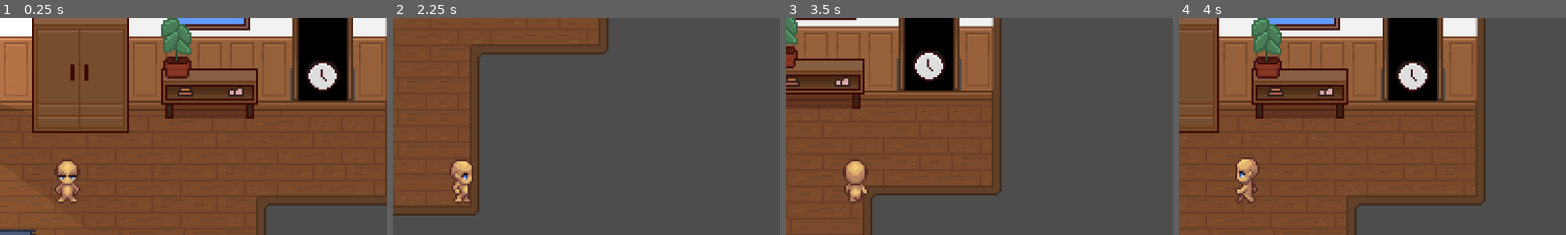
Above: before the commit, frames 1-4 (left to right).
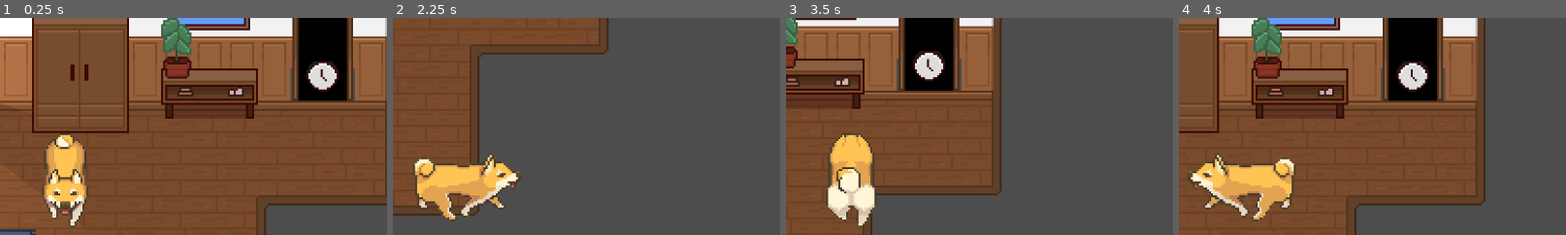
Above: after the commit, the same moments.

Repository: ethantheb/jammers
Game: Godot game, scene res://scenes/bedroom.tscn
Two runs of this game, one before a commit and one after it. Both use one fixed random seed, a clock stepped at 60 frames per second and the inputs below.
Inputs:
- Up to frame 1 (0.25 s): no input
- Up to frame 2 (2.25 s): hold Right (ui_right) 0.53-1.28 s; hold Down (ui_down) 1.28-2.03 s; hold Right (ui_right) from 2.03 s (still down)
- Up to frame 3 (3.5 s): tap Enter at 2.75 s; release Right (ui_right) at 2.78 s; hold Up (ui_up) from 2.78 s (still down)
- Up to frame 4 (4 s): release Up (ui_up) at 3.53 s; hold Left (ui_left) from 3.53 s (still down)
The pictures show only the part of the screen within x 41-91%, y 13-63%; the shares and areas given below are measured in that part.

The runs differ from the first frame. In frame 1, 3.6% of the frame differs, in the area x 10-23%, y 53-97%; in frame 2, 5.1%, in the area x 5-34%, y 62-94%; in frame 3, 4.2%; in frame 4, 5.1%.

Commit message:
dogpisser dogmode

Diff:
--- a/scenes/player.tscn
+++ b/scenes/player.tscn
@@ -7,6 +7,55 @@
 [ext_resource type="Texture2D" uid="uid://bt0y5ft335oq0" path="res://assets/images/Unarmed_Run2_body.png" id="4_smehm"]
 [ext_resource type="Texture2D" uid="uid://dwjffb5a1kv8i" path="res://assets/images/Unarmed_Walk2_body.png" id="5_dw050"]
 [ext_resource type="Texture2D" uid="uid://bm8c7raw37r3i" path="res://assets/images/Unarmed_Run3_head.png" id="7_ur7pv"]
+[ext_resource type="Texture2D" uid="uid://ch5v424yco6vi" path="res://assets/dogpisser/shibainu.png" id="8_dog"]
+
+[sub_resource type="AtlasTexture" id="AtlasTexture_dog_down_0"]
+atlas = ExtResource("8_dog")
+region = Rect2(0, 0, 64, 48)
+
+[sub_resource type="AtlasTexture" id="AtlasTexture_dog_down_1"]
+atlas = ExtResource("8_dog")
+region = Rect2(64, 0, 64, 48)
+
+[sub_resource type="AtlasTexture" id="AtlasTexture_dog_down_2"]
+atlas = ExtResource("8_dog")
+region = Rect2(128, 0, 64, 48)
+
+[sub_resource type="AtlasTexture" id="AtlasTexture_dog_left_0"]
+atlas = ExtResource("8_dog")
+region = Rect2(0, 48, 64, 48)
+
+[sub_resource type="AtlasTexture" id="AtlasTexture_dog_left_1"]
+atlas = ExtResource("8_dog")
+region = Rect2(64, 48, 64, 48)
+
+[sub_resource type="AtlasTexture" id="AtlasTexture_dog_left_2"]
+atlas = ExtResource("8_dog")
+region = Rect2(128, 48, 64, 48)
+
+[sub_resource type="AtlasTexture" id="AtlasTexture_dog_right_0"]
+atlas = ExtResource("8_dog")
+region = Rect2(0, 96, 64, 48)
+
+[sub_resource type="AtlasTexture" id="AtlasTexture_dog_right_1"]
+atlas = ExtResource("8_dog")
+region = Rect2(64, 96, 64, 48)
+
+[sub_resource type="AtlasTexture" id="AtlasTexture_dog_right_2"]
+atlas = ExtResource("8_dog")
+region = Rect2(128, 96, 64, 48)
+
+[sub_resource type="AtlasTexture" id="AtlasTexture_dog_up_0"]
+atlas = ExtResource("8_dog")
+region = Rect2(0, 144, 64, 48)
+
+[sub_resource type="AtlasTexture" id="AtlasTexture_dog_up_1"]
+atlas = ExtResource("8_dog")
+region = Rect2(64, 144, 64, 48)
+
+[sub_resource type="AtlasTexture" id="AtlasTexture_dog_up_2"]
+atlas = ExtResource("8_dog")
+region = Rect2(128, 144, 64, 48)
 
 [sub_resource type="AtlasTexture" id="AtlasTexture_5tmop"]
 atlas = ExtResource("3_2hs0m")
@@ -394,6 +443,174 @@
 
 [sub_resource type="SpriteFrames" id="SpriteFrames_smehm"]
 animations = [{
+"frames": [{
+"duration": 1.0,
+"texture": SubResource("AtlasTexture_dog_down_0")
+}, {
+"duration": 1.0,
+"texture": SubResource("AtlasTexture_dog_down_1")
+}, {
+"duration": 1.0,
+"texture": SubResource("AtlasTexture_dog_down_2")
+}],
+"loop": false,
+"name": &"dog_idle_down",
+"speed": 0.0
+}, {
+"frames": [{
+"duration": 1.0,
+"texture": SubResource("AtlasTexture_dog_left_0")
+}, {
+"duration": 1.0,
+"texture": SubResource("AtlasTexture_dog_left_1")
+}, {
+"duration": 1.0,
+"texture": SubResource("AtlasTexture_dog_left_2")
+}],
+"loop": false,
+"name": &"dog_idle_left",
+"speed": 0.0
+}, {
+"frames": [{
+"duration": 1.0,
+"texture": SubResource("AtlasTexture_dog_right_0")
+}, {
+"duration": 1.0,
+"texture": SubResource("AtlasTexture_dog_right_1")
+}, {
+"duration": 1.0,
+"texture": SubResource("AtlasTexture_dog_right_2")
+}],
+"loop": false,
+"name": &"dog_idle_right",
+"speed": 0.0
+}, {
+"frames": [{
+"duration": 1.0,
+"texture": SubResource("AtlasTexture_dog_up_0")
+}, {
+"duration": 1.0,
+"texture": SubResource("AtlasTexture_dog_up_1")
+}, {
+"duration": 1.0,
+"texture": SubResource("AtlasTexture_dog_up_2")
+}],
+"loop": false,
+"name": &"dog_idle_up",
+"speed": 0.0
+}, {
+"frames": [{
+"duration": 1.0,
+"texture": SubResource("AtlasTexture_dog_down_0")
+}, {
+"duration": 1.0,
+"texture": SubResource("AtlasTexture_dog_down_1")
+}, {
+"duration": 1.0,
+"texture": SubResource("AtlasTexture_dog_down_2")
+}],
+"loop": false,
+"name": &"dog_run_down",
+"speed": 40.0
+}, {
+"frames": [{
+"duration": 1.0,
+"texture": SubResource("AtlasTexture_dog_left_0")
+}, {
+"duration": 1.0,
+"texture": SubResource("AtlasTexture_dog_left_1")
+}, {
+"duration": 1.0,
+"texture": SubResource("AtlasTexture_dog_left_2")
+}],
+"loop": false,
+"name": &"dog_run_left",
+"speed": 40.0
+}, {
+"frames": [{
+"duration": 1.0,
+"texture": SubResource("AtlasTexture_dog_right_0")
+}, {
+"duration": 1.0,
+"texture": SubResource("AtlasTexture_dog_right_1")
+}, {
+"duration": 1.0,
+"texture": SubResource("AtlasTexture_dog_right_2")
+}],
+"loop": false,
+"name": &"dog_run_right",
+"speed": 40.0
+}, {
+"frames": [{
+"duration": 1.0,
+"texture": SubResource("AtlasTexture_dog_up_0")
+}, {
+"duration": 1.0,
+"texture": SubResource("AtlasTexture_dog_up_1")
+}, {
+"duration": 1.0,
+"texture": SubResource("AtlasTexture_dog_up_2")
+}],
+"loop": false,
+"name": &"dog_run_up",
+"speed": 40.0
+}, {
+"frames": [{
+"duration": 1.0,
+"texture": SubResource("AtlasTexture_dog_down_0")
+}, {
+"duration": 1.0,
+"texture": SubResource("AtlasTexture_dog_down_1")
+}, {
+"duration": 1.0,
+"texture": SubResource("AtlasTexture_dog_down_2")
+}],
+"loop": false,
+"name": &"dog_walk_down",
+"speed": 20.0
+}, {
+"frames": [{
+"duration": 1.0,
+"texture": SubResource("AtlasTexture_dog_left_0")
+}, {
+"duration": 1.0,
+"texture": SubResource("AtlasTexture_dog_left_1")
+}, {
+"duration": 1.0,
+"texture": SubResource("AtlasTexture_dog_left_2")
+}],
+"loop": false,
+"name": &"dog_walk_left",
+"speed": 20.0
+}, {
+"frames": [{
+"duration": 1.0,
+"texture": SubResource("AtlasTexture_dog_right_0")
+}, {
+"duration": 1.0,
+"texture": SubResource("AtlasTexture_dog_right_1")
+}, {
+"duration": 1.0,
+"texture": SubResource("AtlasTexture_dog_right_2")
+}],
+"loop": false,
+"name": &"dog_walk_right",
+"speed": 20.0
+}, {
+"frames": [{
+"duration": 1.0,
+"texture": SubResource("AtlasTexture_dog_up_0")
+}, {
+"duration": 1.0,
+"texture": SubResource("AtlasTexture_dog_up_1")
+}, {
+"duration": 1.0,
+"texture": SubResource("AtlasTexture_dog_up_2")
+}],
+"loop": false,
+"name": &"dog_walk_up",
+"speed": 20.0
+}, {
 "frames": [{
 "duration": 1.0,
 "texture": SubResource("AtlasTexture_5tmop")
@@ -1487,18 +1704,25 @@
 
 [node name="Player" type="CharacterBody2D" unique_id=191629362]
 script = ExtResource("1_hqtel")
+dog_mode = true
 
 [node name="Body" type="AnimatedSprite2D" parent="." unique_id=1708559131]
 z_index = 1
 y_sort_enabled = true
 sprite_frames = SubResource("SpriteFrames_smehm")
-animation = &"run_up"
+animation = &"dog_walk_up"
 
 [node name="Head" type="AnimatedSprite2D" parent="." unique_id=501064602]
 z_index = 1
 y_sort_enabled = true
 sprite_frames = SubResource("SpriteFrames_ur7pv")
 animation = &"run_up"
+
+[node name="Dog" type="AnimatedSprite2D" parent="." unique_id=2037254690]
+z_index = 1
+y_sort_enabled = true
+sprite_frames = SubResource("SpriteFrames_smehm")
+animation = &"dog_idle_up"
 
 [node name="CollisionShape2D" type="CollisionShape2D" parent="." unique_id=1415297483]
 visible = false
--- a/scripts/player.gd
+++ b/scripts/player.gd
@@ -6,6 +6,7 @@
 @onready var shadow = get_node_or_null("Shadow")
 @onready var body = $Body
 @onready var head = $Head
+@onready var dog = $Dog
 @onready var collision_shape = get_node_or_null("CollisionShape2D")
 
 @onready var raycast = $PlayerRayCast
@@ -14,10 +15,25 @@
 var last_direction: Vector2
 var is_being_chased: bool = false
 var slop_slow_factor: float = 1.0
+@export
+var dog_mode: bool = false
+
+func _ready() -> void:
+	set_dog_mode(dog_mode)
+
+func set_dog_mode(enabled: bool) -> void:
+	dog_mode = enabled
+	body.visible = not enabled
+	head.visible = not enabled
+	dog.visible = enabled
 
 func _play_animation(animation: String) -> void:
-	body.play(animation)
-	head.play(animation)
+	if dog_mode:
+		dog.play("dog_"+animation)
+	else:
+		body.play(animation)
+		head.play(animation)
+
 
 func _physics_process(_delta: float) -> void:
 	var direction := Input.get_vector("ui_left", "ui_right", "ui_up", "ui_down")
Binary file added: assets/dogpisser/shibainu.png
